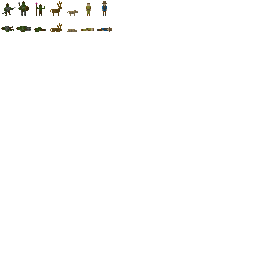
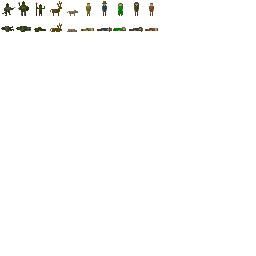
Before/after of a w=256, h=256 layered artwork. What changed in the layer stack:
painted on "Background" over (113, 2, 158, 32)
